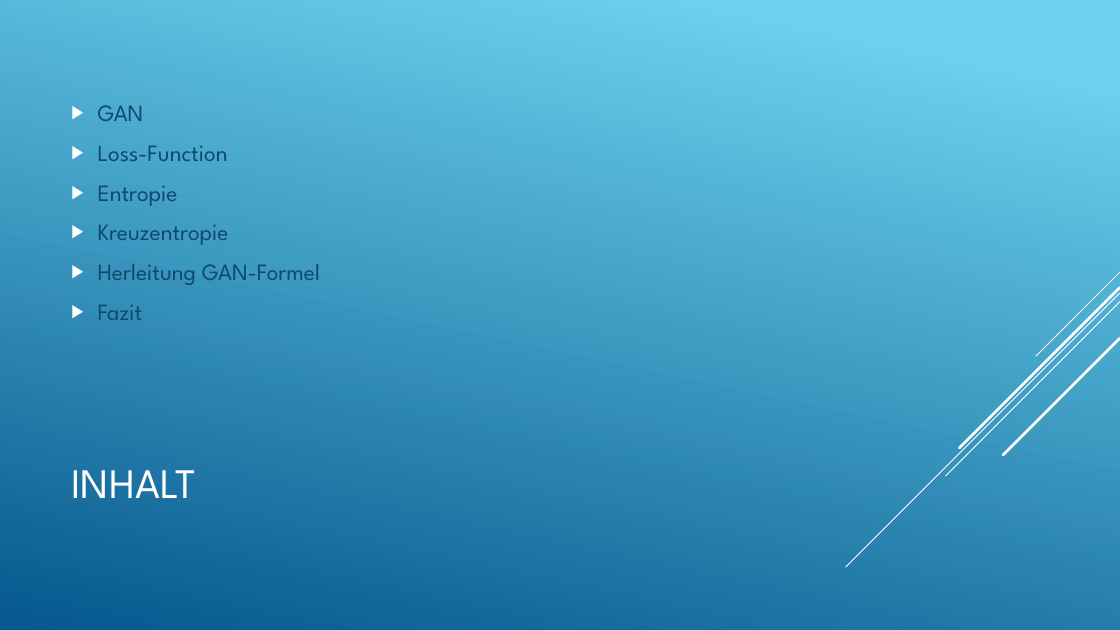
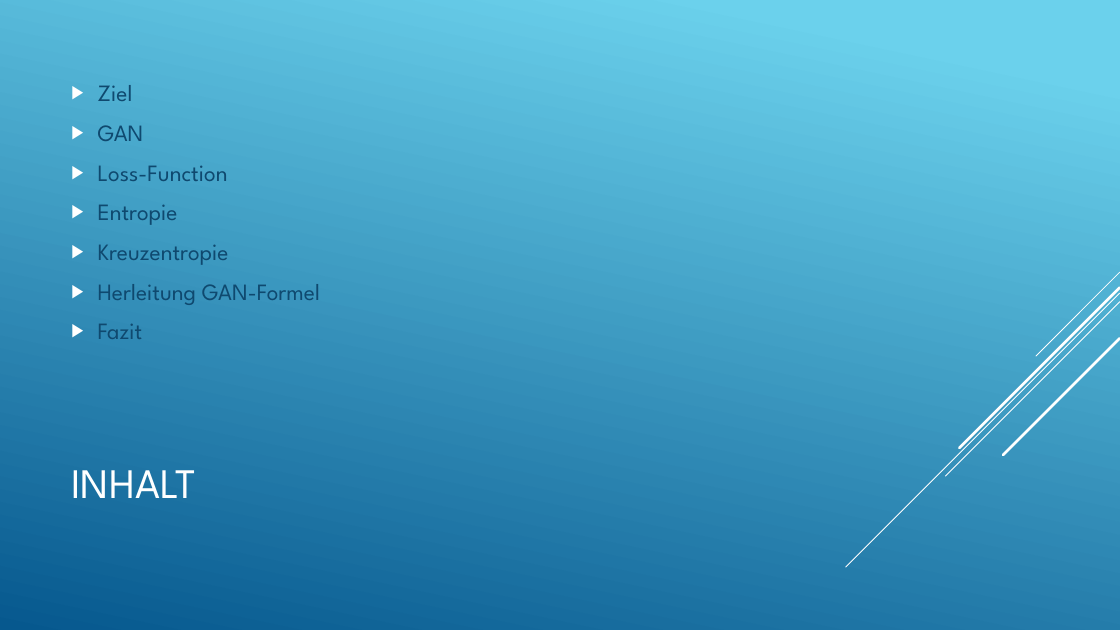
Before and after one commit to LucaRitz/informatik_seminar_gan, a slide deck: slide 2 of GAN.pptx. Drawn at 1120x630 pixels with LibreOffice and Linux fonts; fonts in the diff are those of the drawing. Boxes give left, top, right and bottom in pixels: in the first picture for what was removed or moved away, otherwise in the second. Text is boxed around its words. In the diff, an @@ line names an element or a change of style, - is before the commit and + after.

```diff
--- a/GAN.pptx
+++ b/GAN.pptx
@@ text at <box>98,85,133,101</box>: paragraph added @@
+▶ Ziel
```
Also in this commit, not shown: 1 other slide changed, 8 slides added, 2 other files.
